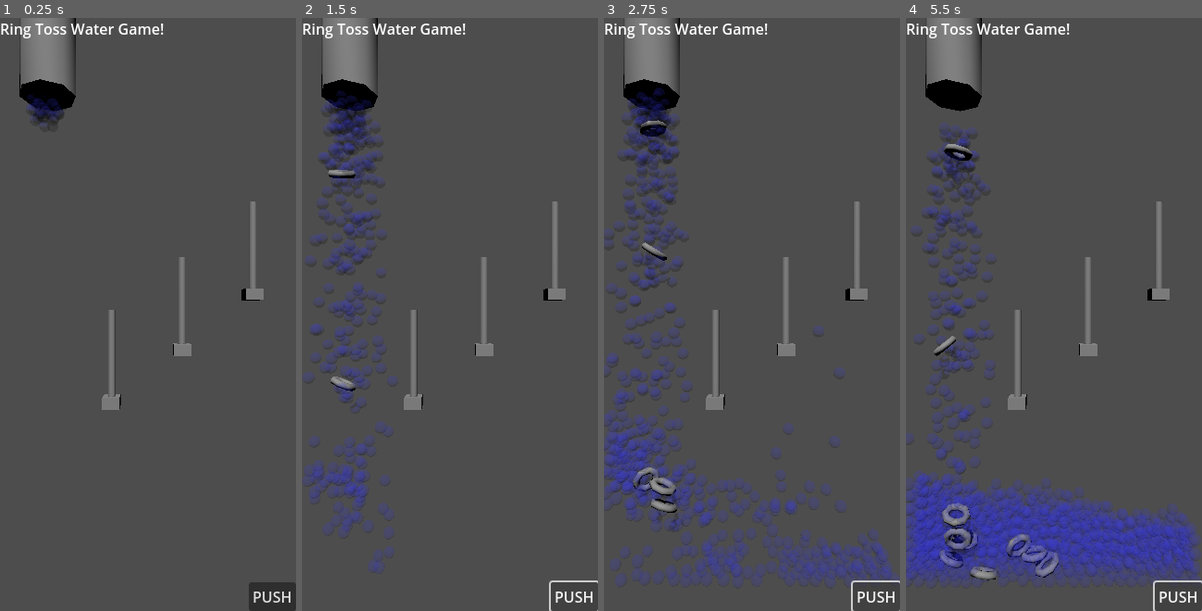
Above: before the commit, frames 1-4 (left to right).
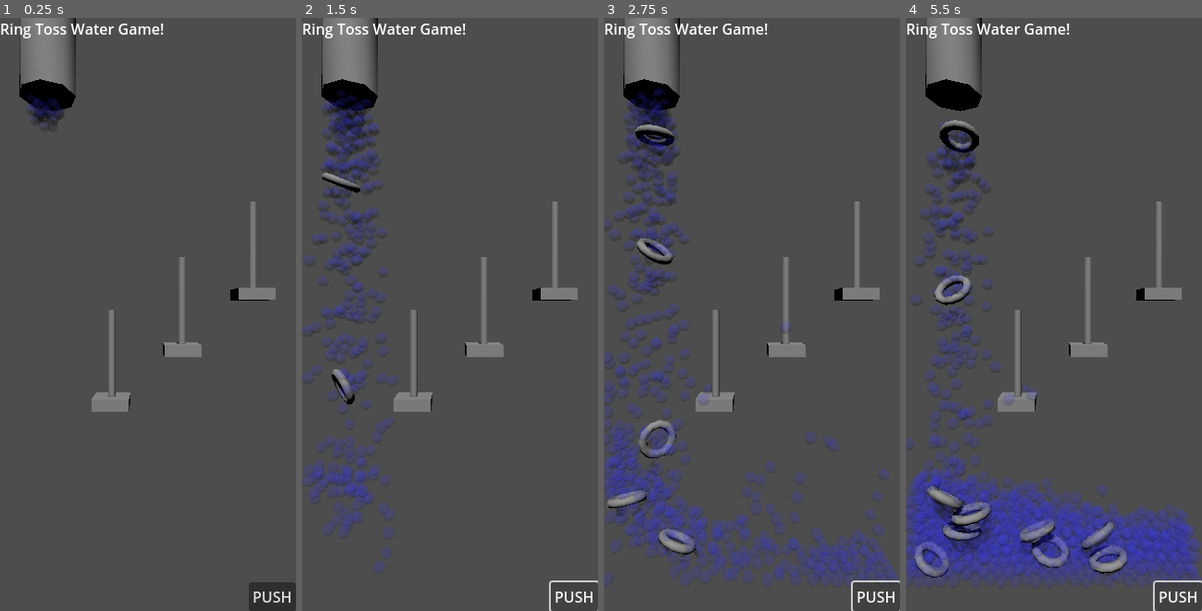
Above: after the commit, the same moments.

Repository: belovachap/Ring-Toss-Water-Game
Game: Godot game, scene res://ring_toss_water_game.tscn
Two runs of this game, one before a commit and one after it. Both use one fixed random seed, a clock stepped at 60 frames per second and the inputs below.
Inputs:
- Up to frame 1 (0.25 s): no input
- Up to frame 2 (1.5 s): click "PUSH" at 0.5 s; click "PUSH" at 1.25 s
- Up to frame 3 (2.75 s): click "PUSH" at 2 s
- Up to frame 4 (5.5 s): no input

The runs differ from the first frame. In frame 1, 0.6% of the frame differs, in the area x 30-94%, y 45-67%; in frame 2, 3.8%; in frame 3, 12%, in the area x 0-100%, y 11-96%; in frame 4, 11%.

Commit message:
Checking in some work.

Diff:
--- a/peg.tscn
+++ b/peg.tscn
@@ -9,7 +9,7 @@
 radius = 0.0639648
 
 [sub_resource type="BoxShape3D" id="BoxShape3D_y34qd"]
-size = Vector3(0.297028, 0.192993, 0.304352)
+size = Vector3(0.811134, 0.192993, 0.781776)
 
 [node name="Peg" type="StaticBody3D"]
 
@@ -18,7 +18,7 @@
 mesh = SubResource("CylinderMesh_p68sm")
 
 [node name="MeshInstance3D2" type="MeshInstance3D" parent="."]
-transform = Transform3D(0.301756, 0, 0, 0, 0.198619, 0, 0, 0, 0.313788, 0, 0, 0)
+transform = Transform3D(0.63869, 0, 0, 0, 0.198619, 0, 0, 0, 0.623323, 0, 0, 0)
 mesh = SubResource("BoxMesh_y34qd")
 
 [node name="CollisionShape3D" type="CollisionShape3D" parent="."]
@@ -26,5 +26,5 @@
 shape = SubResource("CylinderShape3D_p68sm")
 
 [node name="CollisionShape3D2" type="CollisionShape3D" parent="."]
-transform = Transform3D(1, 0, 0, 0, 1, 0, 0, 0, 1, 0.0075531, 0.00213623, -0.00205994)
+transform = Transform3D(0.780468, 0, 0, 0, 1, 0, 0, 0, 0.786934, 0.00152203, 0.00213623, 0.00308609)
 shape = SubResource("BoxShape3D_y34qd")
--- a/ring.tscn
+++ b/ring.tscn
@@ -1,42 +1,61 @@
 [gd_scene load_steps=2 format=3 uid="uid://cxm8l2aalgs5h"]
 
 [sub_resource type="SphereShape3D" id="SphereShape3D_2wta4"]
-radius = 0.0577844
+radius = 0.0690901
 
 [node name="Ring" type="RigidBody3D"]
+mass = 0.1
+gravity_scale = 0.75
 
 [node name="CSGTorus3D" type="CSGTorus3D" parent="."]
-inner_radius = 0.127
-outer_radius = 0.25
+inner_radius = 0.2
+outer_radius = 0.35
+sides = 12
 
 [node name="CollisionShape3D" type="CollisionShape3D" parent="."]
-transform = Transform3D(1, 0, 0, 0, 1, 0, 0, 0, 1, 0.182537, 0, 0)
+transform = Transform3D(1, 0, 0, 0, 1, 0, 0, 0, 1, 0.275779, 0, 0)
 shape = SubResource("SphereShape3D_2wta4")
 
 [node name="CollisionShape3D2" type="CollisionShape3D" parent="."]
-transform = Transform3D(1, 0, 0, 0, 1, 0, 0, 0, 1, -0.183213, 0, 0)
+transform = Transform3D(1, 0, 0, 0, 1, 0, 0, 0, 1, -0.268276, 0, 0)
 shape = SubResource("SphereShape3D_2wta4")
 
 [node name="CollisionShape3D3" type="CollisionShape3D" parent="."]
-transform = Transform3D(1, 0, 0, 0, 1, 0, 0, 0, 1, 0.000562966, 0, -0.187379)
+transform = Transform3D(1, 0, 0, 0, 1, 0, 0, 0, 1, 0.000562966, 0, -0.270806)
 shape = SubResource("SphereShape3D_2wta4")
 
 [node name="CollisionShape3D4" type="CollisionShape3D" parent="."]
-transform = Transform3D(1, 0, 0, 0, 1, 0, 0, 0, 1, 0.000562966, 0, 0.181974)
+transform = Transform3D(1, 0, 0, 0, 1, 0, 0, 0, 1, 0.000562966, 0, 0.275216)
 shape = SubResource("SphereShape3D_2wta4")
 
 [node name="CollisionShape3D5" type="CollisionShape3D" parent="."]
-transform = Transform3D(1, 0, 0, 0, 1, 0, 0, 0, 1, -0.136368, 0, 0.127922)
+transform = Transform3D(1, 0, 0, 0, 1, 0, 0, 0, 1, -0.136368, 0, 0.239158)
 shape = SubResource("SphereShape3D_2wta4")
 
 [node name="CollisionShape3D6" type="CollisionShape3D" parent="."]
-transform = Transform3D(1, 0, 0, 0, 1, 0, 0, 0, 1, 0.135692, 0, 0.127922)
+transform = Transform3D(1, 0, 0, 0, 1, 0, 0, 0, 1, 0.135692, 0, 0.232614)
 shape = SubResource("SphereShape3D_2wta4")
 
 [node name="CollisionShape3D7" type="CollisionShape3D" parent="."]
-transform = Transform3D(1, 0, 0, 0, 1, 0, 0, 0, 1, 0.135692, 0, -0.129724)
+transform = Transform3D(1, 0, 0, 0, 1, 0, 0, 0, 1, 0.240384, 0, -0.134631)
+shape = SubResource("SphereShape3D_2wta4")
+
+[node name="CollisionShape3D11" type="CollisionShape3D" parent="."]
+transform = Transform3D(1, 0, 0, 0, 1, 0, 0, 0, 1, 0.238749, 0, 0.135279)
+shape = SubResource("SphereShape3D_2wta4")
+
+[node name="CollisionShape3D12" type="CollisionShape3D" parent="."]
+transform = Transform3D(1, 0, 0, 0, 1, 0, 0, 0, 1, -0.243818, 0, 0.125464)
 shape = SubResource("SphereShape3D_2wta4")
 
 [node name="CollisionShape3D8" type="CollisionShape3D" parent="."]
-transform = Transform3D(1, 0, 0, 0, 1, 0, 0, 0, 1, -0.130963, 0, -0.129724)
+transform = Transform3D(1, 0, 0, 0, 1, 0, 0, 0, 1, -0.240563, 0, -0.129724)
 shape = SubResource("SphereShape3D_2wta4")
+
+[node name="CollisionShape3D9" type="CollisionShape3D" parent="."]
+transform = Transform3D(1, 0, 0, 0, 1, 0, 0, 0, 1, -0.140778, 0, -0.227873)
+shape = SubResource("SphereShape3D_2wta4")
+
+[node name="CollisionShape3D10" type="CollisionShape3D" parent="."]
+transform = Transform3D(1, 0, 0, 0, 1, 0, 0, 0, 1, 0.135676, 0, -0.242596)
+shape = SubResource("SphereShape3D_2wta4")
--- a/ring_toss_water_game.tscn
+++ b/ring_toss_water_game.tscn
@@ -115,7 +115,7 @@
 
 [node name="Pump" parent="." instance=ExtResource("3_h7hl2")]
 unique_name_in_owner = true
-transform = Transform3D(1, 0, 0, 0, 1, 0, 0, 0, 1, -2.05353, -2.37854, 0)
+transform = Transform3D(1.19811, 0, 0, 0, 1, 0, 0, 0, 1, -2.05353, -2.37854, 0)
 
 [node name="Peg" parent="." instance=ExtResource("4_pcka7")]
 transform = Transform3D(1, 0, 0, 0, 1, 0, 0, 0, 1, -0.621731, -0.403147, 0)
